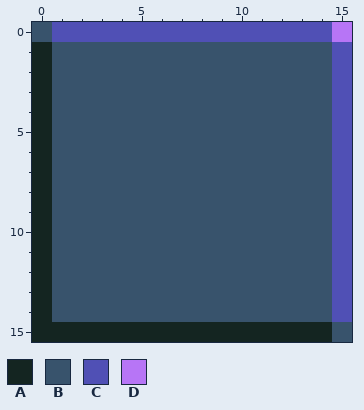
A pixel-art file gets an edit: core/assets/tile-taking.ase. That is the earlier state.
16x16 pixels, 1 frame.
Palette (. is transparent): A #142521  B #38536c  C #5050b5  D #b775f6
Pixels before, first column x 0:
 0 BCCCCCCCCCCCCCCD
 1 ABBBBBBBBBBBBBBC
 2 ABBBBBBBBBBBBBBC
 3 ABBBBBBBBBBBBBBC
 4 ABBBBBBBBBBBBBBC
 5 ABBBBBBBBBBBBBBC
 6 ABBBBBBBBBBBBBBC
 7 ABBBBBBBBBBBBBBC
 8 ABBBBBBBBBBBBBBC
 9 ABBBBBBBBBBBBBBC
10 ABBBBBBBBBBBBBBC
11 ABBBBBBBBBBBBBBC
12 ABBBBBBBBBBBBBBC
13 ABBBBBBBBBBBBBBC
14 ABBBBBBBBBBBBBBC
15 AAAAAAAAAAAAAAAB
New version:
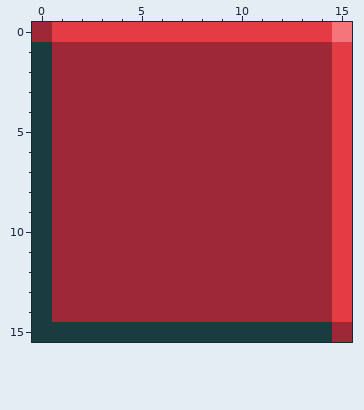
Changes in this commit:
colour A: #142521 -> #193c3e
colour B: #38536c -> #9e2835
colour C: #5050b5 -> #e43b44
colour D: #b775f6 -> #f6757a
Pixel boxes of the changes (left, top, right, bottom) in both pictures:
changed: (32, 22, 352, 342)
